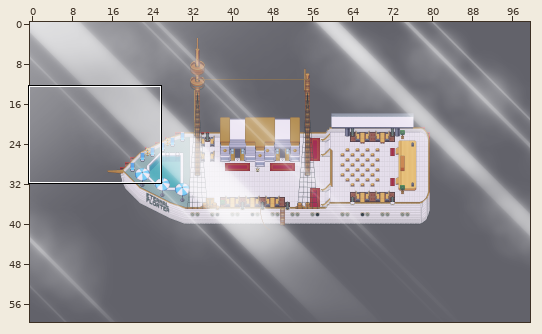
Level history. Tiled map (JSON): map.tmj. Above, an overview of the earlier version with the close-up marked.
Close-up. Before the edit:
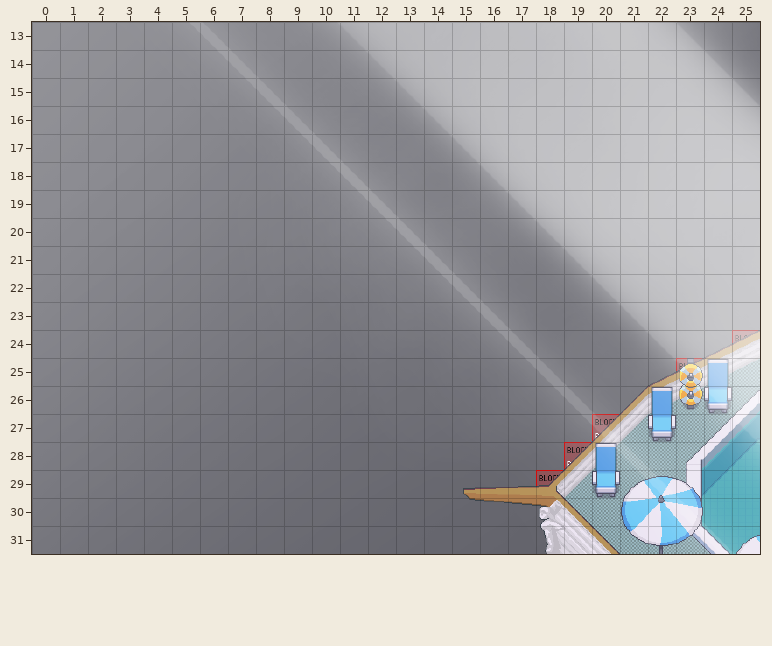
Cells are 32x32 px. Shown: x 0..25, y 13..31. The commit also changed other parts of the map, which this record leaves out. Not drawn, because the pictures are missing: unchanged layers "top/bg-anim", "top/fg-anim", "water".
The result:
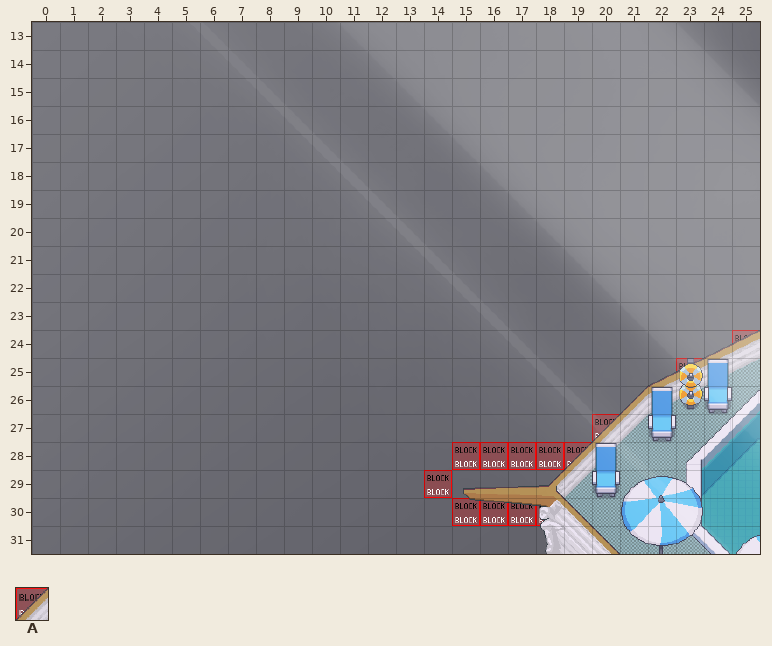
Key: from "WA_Special_Zones": A 2.
_ is an empty cell.
See-through tiles are keyed as they look on the map.
Commit: Edited Top Deck Corrected canons and edited some collisions
From old to new:
layer "top/fg-lights" opacity 100% -> 49%
Layer "collisions/top":
y 28: x 15..18 ____ -> AAAA
y 29: x 14 _ -> A; x 18 A -> _
y 30: x 15..18 ____ -> AAAA
